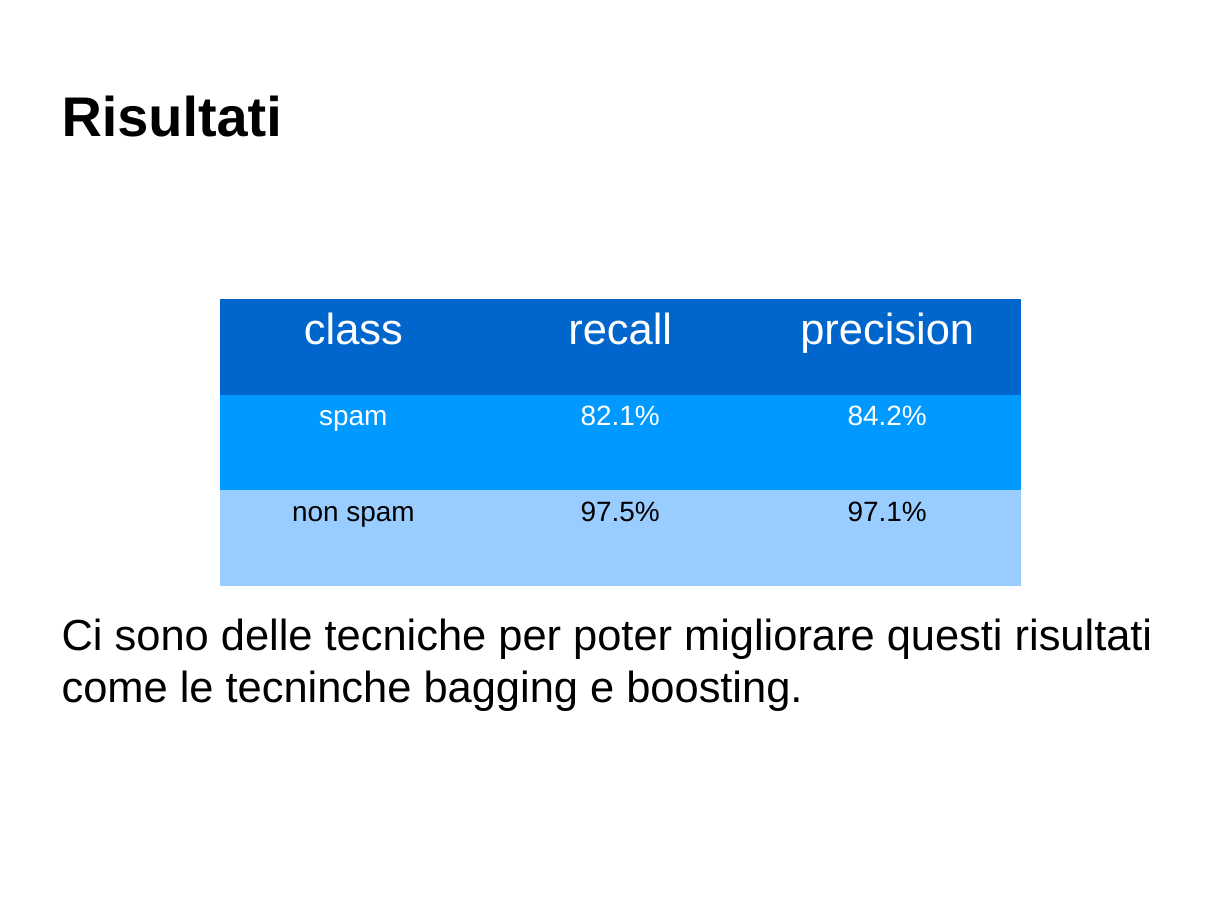
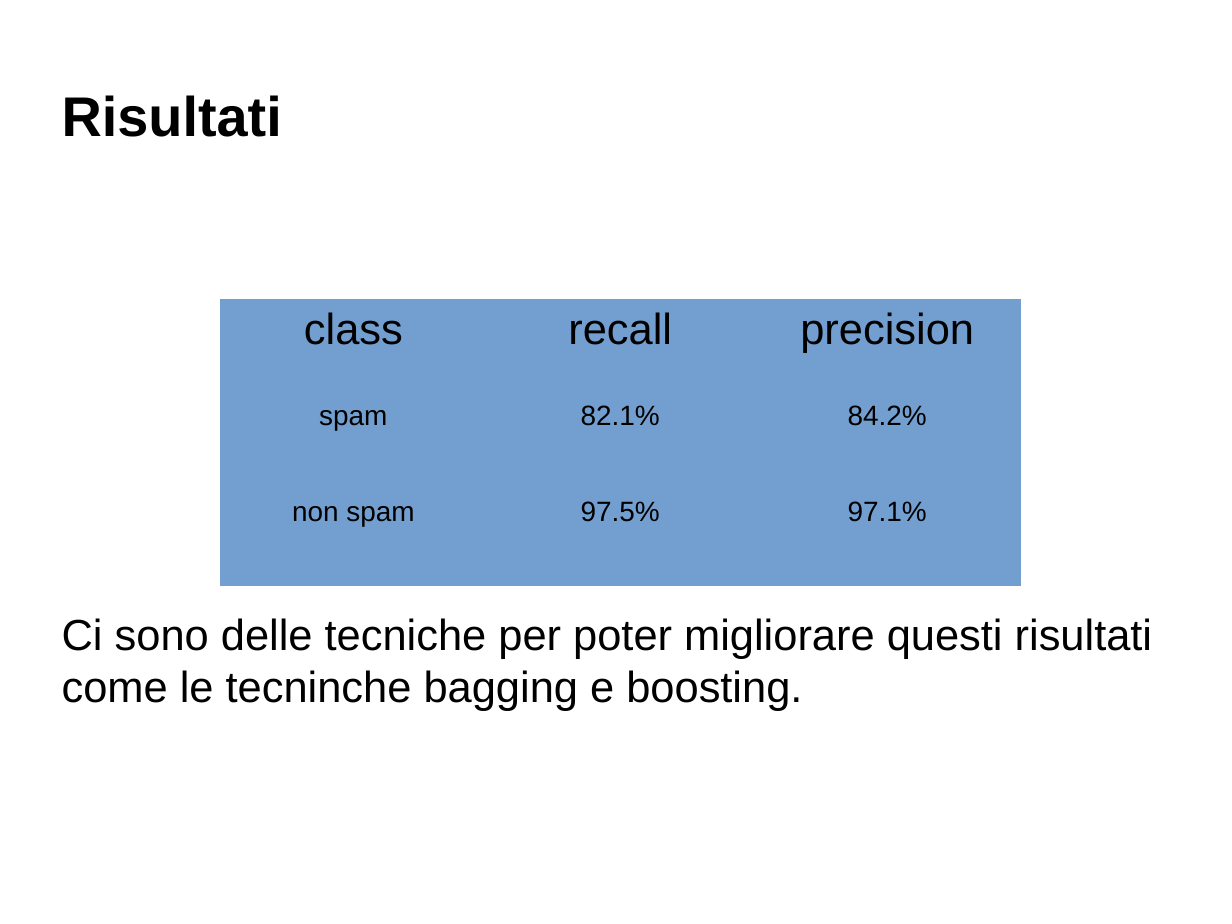
Before and after one commit to Toolanto/presentation, a slide deck: slide 21 of presentazione.odp. Drawn at 1232x924 pixels with LibreOffice and Linux fonts; fonts in the diff are those of the drawing; background and template pictures are left out. Boxes give left, top, right and bottom in pixels: in the first picture for what was removed or moved away, otherwise in the second. Text is boxed around its words. In the diff, an @@ line names an element or a change of style, - is before the commit and + after.

Commit message:
add last

```diff
--- a/presentazione.odp
+++ b/presentazione.odp
@@ table at (220,300,1022,587) @@
@@ fill #0066CC to #729FCF in row 1 @@
@@ fill #0099FF to #729FCF in row 2 @@
@@ fill #99CCFF to #729FCF in row 3 @@
@@ text colour #FFFFFF to #000000 in "class", "recall", "precision", "spam" and 2 more places @@
```
Also in this commit, not shown: 8 slides added.
